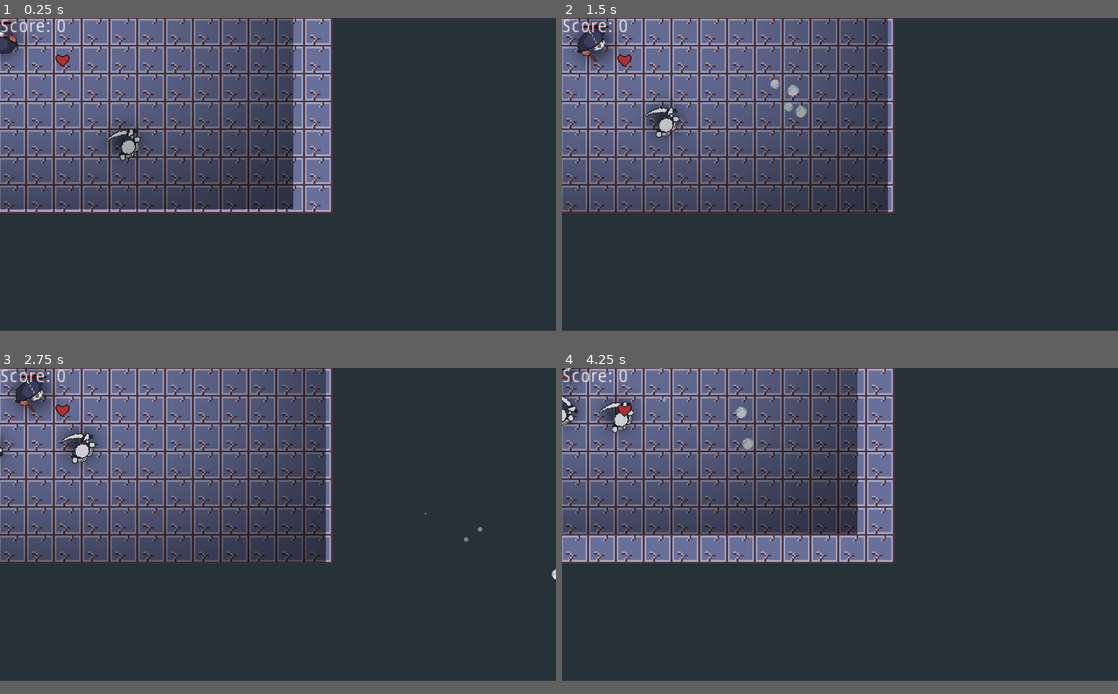
Above: before the commit, frames 1-4 (two rows, left to right).
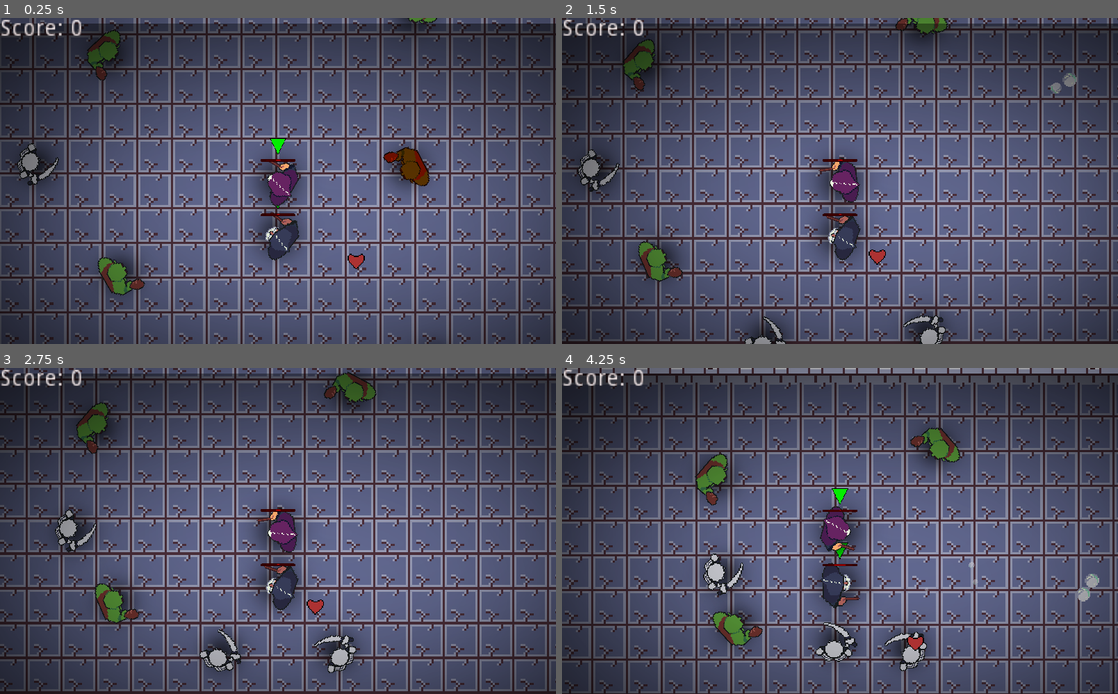
Above: after the commit, the same moments.

Repository: SuperBrainBro/SecondThoughts
Game: Godot game, scene res://Main/Main.tscn
Two runs of this game, one before a commit and one after it. Both use one fixed random seed, a clock stepped at 60 frames per second and the inputs below. The engine's default icon, where the game draws it, is replaced by a stand-in: a white triangle on a blue panel in a dark square.
Inputs (mouse positions are in pixels of both pictures, inside the frame that each line leads up to):
- Up to frame 1 (0.25 s): no input
- Up to frame 2 (1.5 s): move the mouse to (962, 158) at 0.52 s; hold D (move_right) 0.53-1.28 s; click (962, 158) at 0.6 s; move the mouse to (728, 190) at 1.27 s; hold S (move_down) from 1.28 s (still down); tap Tab (change_player) at 1.35 s
- Up to frame 3 (2.75 s): move the mouse to (333, 456) at 2.02 s; release S (move_down) at 2.03 s; hold D (move_right) from 2.03 s (still down); click (333, 456) at 2.1 s
- Up to frame 4 (4.25 s): move the mouse to (812, 586) at 2.77 s; release D (move_right) at 2.78 s; hold W (move_up) 2.78-3.53 s; tap Tab (change_player) at 2.85 s; move the mouse to (1006, 570) at 3.52 s; hold A (move_left) from 3.53 s (still down); click (1006, 570) at 3.6 s
In our replay, the window is 800x450 before the commit and 800x469 after it. These sizes can differ from the game's own. Grey fills any space a smaller window leaves; there, only what the larger window draws over its background counts as a difference.

The runs differ from the first frame. In frame 1, 80% of the frame differs, in the area x 0-100%, y 0-100%; in frame 2, 80%; in frame 3, 80%; in frame 4, 80%.
Error in both runs: Trying to assign value of type 'Node2D' to a variable of type 'Camera2D'. (res://Main/Main.gd:12)

Commit message:
Descreased Enemy Fireball speed

Diff:
--- a/WGJ136/Enemy/EnemyFireball.gd
+++ b/WGJ136/Enemy/EnemyFireball.gd
@@ -2,7 +2,7 @@
 class_name EnemyFireball
 
 export var direction: Vector2
-export var speed: float = 300
+export var speed: float = 200
 
 func _ready() -> void:
 	connect("body_entered", self, "on_EnemyFireball_body_entered")
--- a/WGJ136/Main/Main.tscn
+++ b/WGJ136/Main/Main.tscn
@@ -186,14 +186,15 @@
 position = Vector2( 0, -50 )
 
 [node name="Camera2D" type="Camera2D" parent="World/PlayerHolder/Player2"]
+current = true
 script = ExtResource( 6 )
 
 [node name="Vignette" type="Node2D" parent="World/PlayerHolder/Player2/Camera2D"]
-visible = false
 scale = Vector2( 0.75, 0.65 )
 
 [node name="Sprite" type="Sprite" parent="World/PlayerHolder/Player2/Camera2D/Vignette"]
 modulate = Color( 1, 1, 1, 0.607843 )
+position = Vector2( 140.351, 6.81864 )
 texture = ExtResource( 8 )
 
 [node name="PowerupHolder" type="Node" parent="World"]
--- a/WGJ136/project.godot
+++ b/WGJ136/project.godot
@@ -62,9 +62,7 @@
 
 [display]
 
-window/size/width=1280
-window/size/height=720
-window/size/resizable=false
+window/stretch/mode="2d"
 
 [input]
 
@@ -106,4 +104,3 @@
 [rendering]
 
 quality/driver/driver_name="GLES2"
-environment/default_clear_color=Color( 0.14902, 0.192157, 0.219608, 1 )
Not shown, changed: WGJ136/.mono/metadata/ide_server_meta.txt
